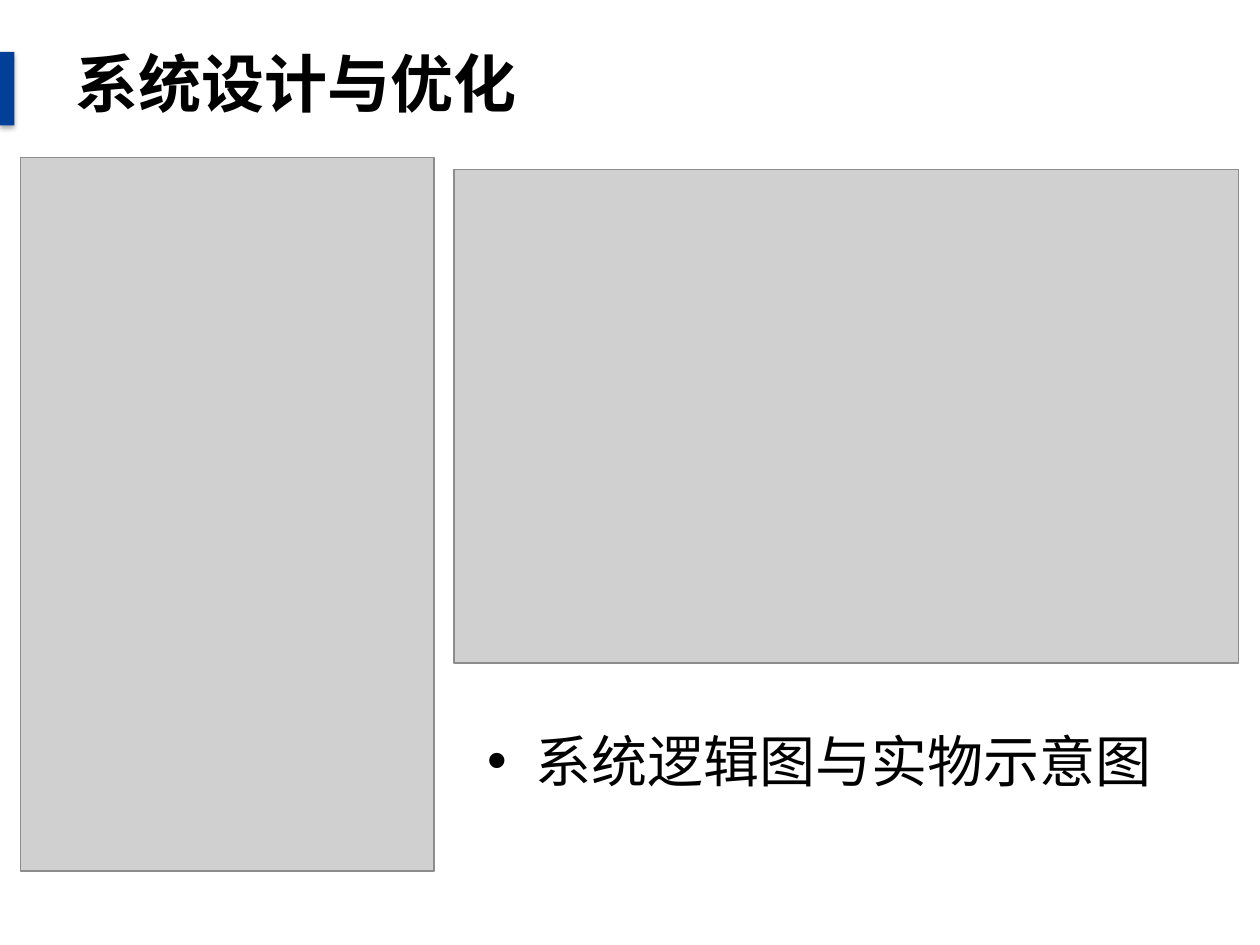
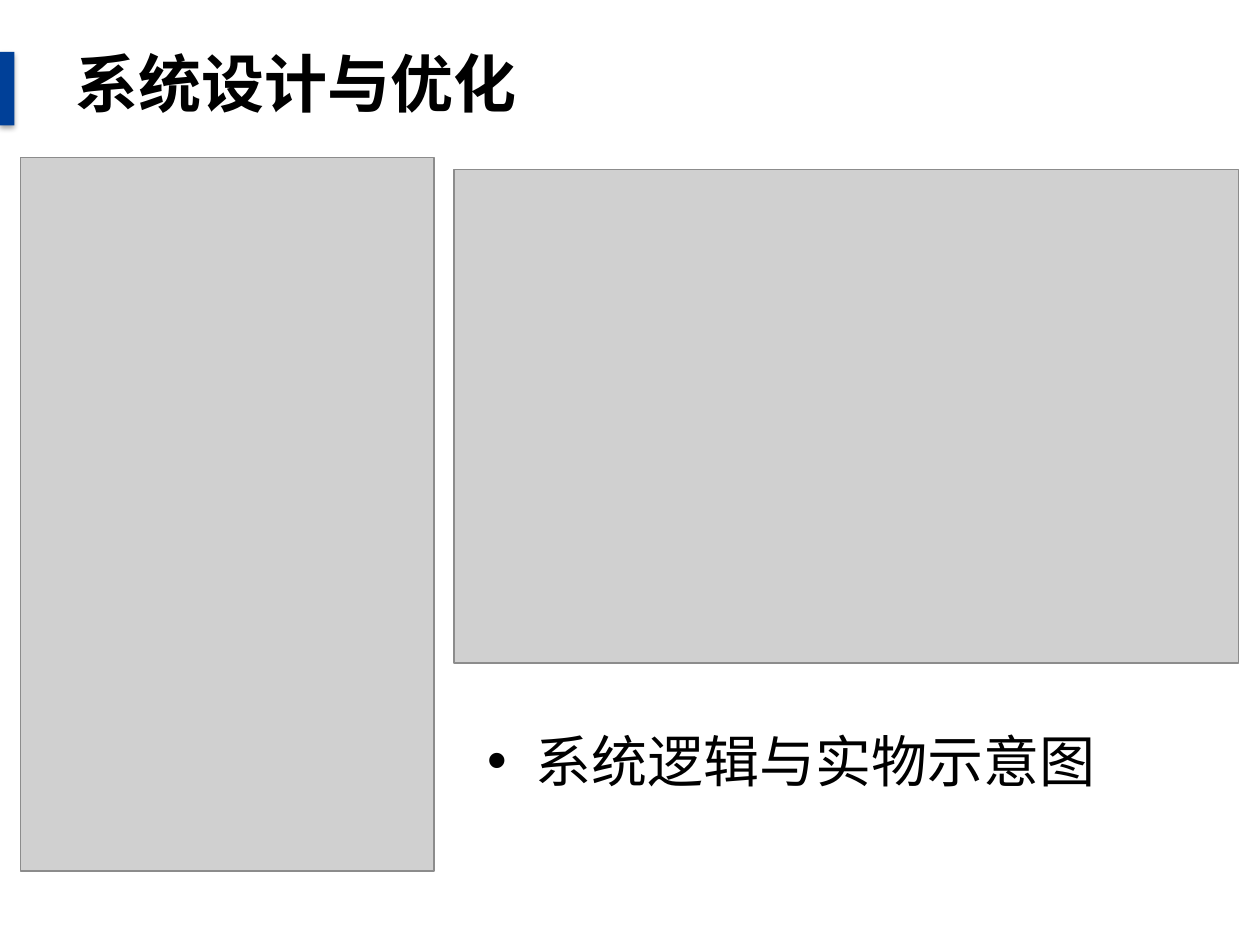
Before and after one commit to danxibao/NDAPapers, a slide deck: slide 15 of 毕业答辩报告.pptx. Drawn at 1260x945 pixels with LibreOffice and Linux fonts; fonts in the diff are those of the drawing; grey boxes stand for pictures; background and template pictures are left out. Boxes give left, top, right and bottom in pixels: in the first picture for what was removed or moved away, otherwise in the second. Text is boxed around its words. In the diff, an @@ line names an element or a change of style, - is before the commit and + after.

```diff
--- a/毕业答辩报告.pptx
+++ b/毕业答辩报告.pptx
@@ text at (x1=535, y1=734, x2=1096, y2=787): text changed @@
-• 系统逻辑图与实物示意图
+• 系统逻辑与实物示意图
```
Also in this commit, not shown: 12 other slides changed, 3 other files.
